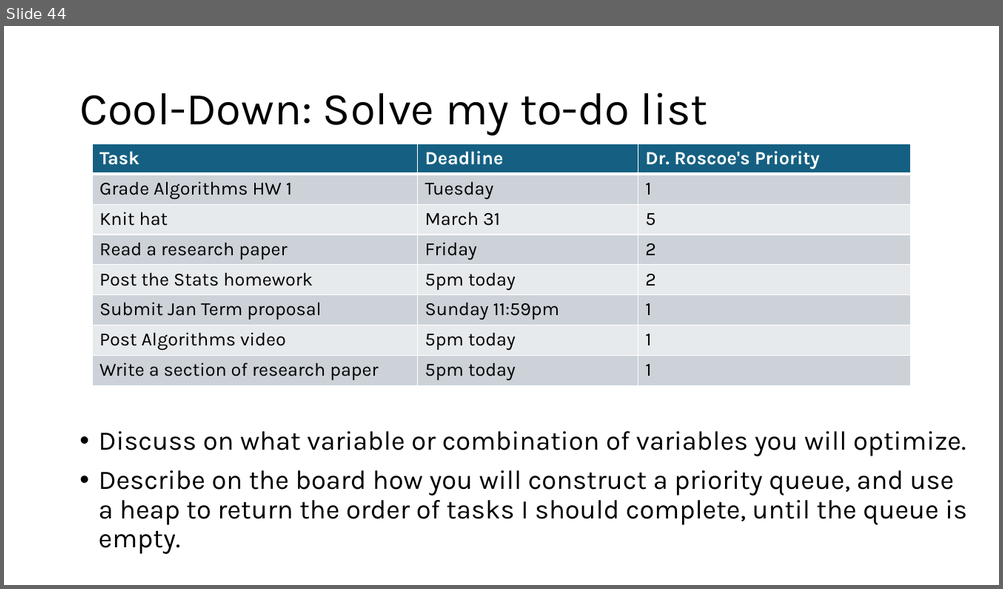
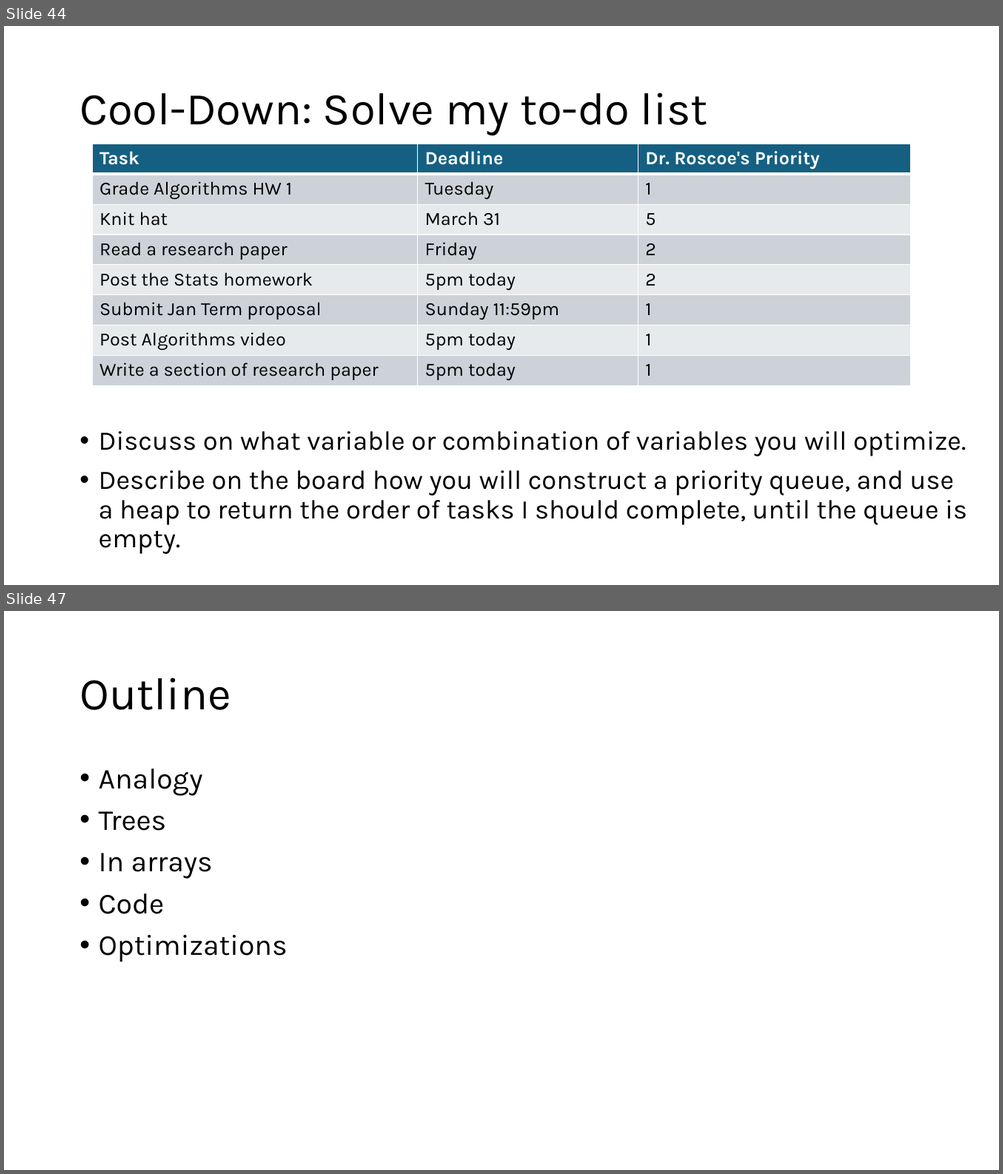
Before and after one commit to SMC-CS-374-Sp26/Unit-2-Data-Structures, a slide deck: 374 DS in detail.pptx. Shown one above the other, each under a label of ours: slide 44 before the commit, slides 44 and 47 after it; the slides between them are not shown. The pictures are 1003x589 and 1003x1174 pixels, drawn with LibreOffice and Linux fonts; fonts in the diff are those of the drawing. Boxes give left, top, right and bottom in pixels: in the first picture for what was removed or moved away, otherwise in the second. Text is boxed around its words. In the diff, an @@ line names an element or a change of style, - is before the commit and + after.

```diff
--- a/374 DS in detail.pptx
+++ b/374 DS in detail.pptx
@@ slide 47 added at (4, 611, 999, 1170), background #FFFFFF @@
@@ title added at (79, 678, 230, 710), 44 pt, text #000000 @@
+Outline
@@ text added at (99, 769, 287, 963), 28 pt, text #000000 @@
+• Analogy
+• Trees
+• In arrays
+• Code
+• Optimizations
```
Also in this commit, not shown: 21 other slides added.
